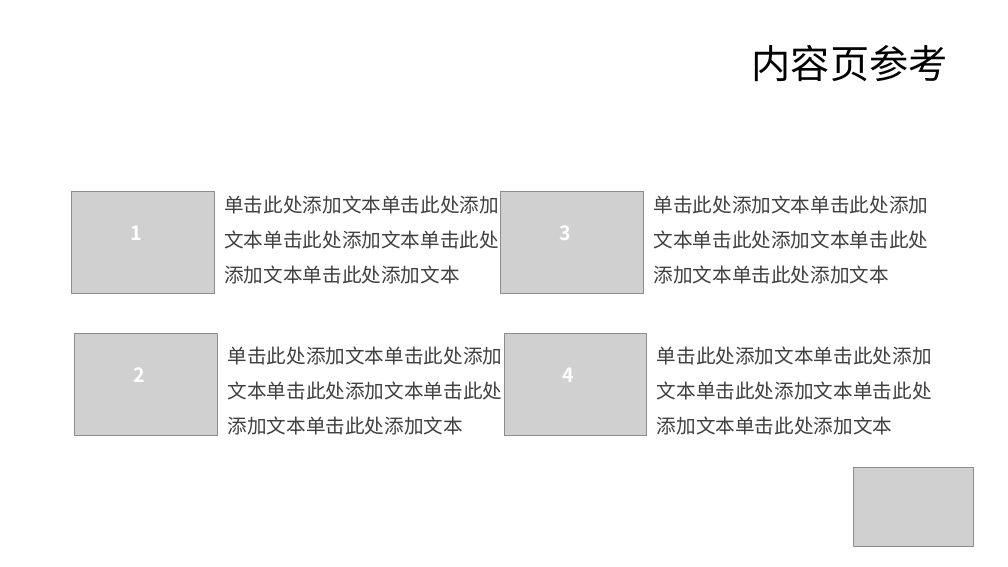
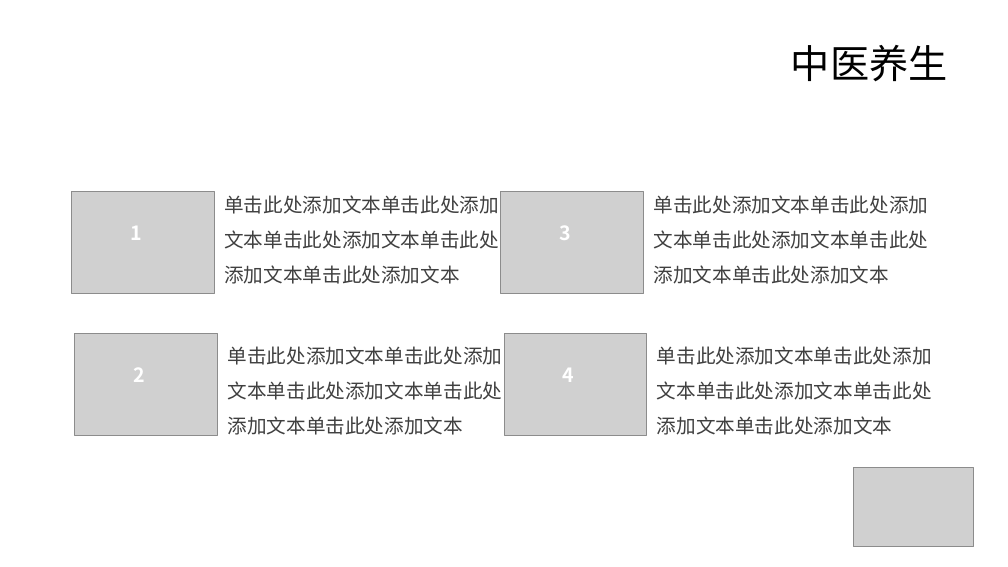
Before and after one commit to sdaulldd/PersonalWork, a slide deck: slide 5 of Document/中国风ppt模板-中医营养.pptx (slide 4 before the commit). Drawn at 1008x567 pixels with LibreOffice and Linux fonts; fonts in the diff are those of the drawing; grey boxes stand for pictures; background and template pictures are left out. Boxes give left, top, right and bottom in pixels: in the first picture for what was removed or moved away, otherwise in the second. Text is boxed around its words. In the diff, an @@ line names an element or a change of style, - is before the commit and + after.

```diff
--- a/Document/中国风ppt模板-中医营养.pptx
+++ b/Document/中国风ppt模板-中医营养.pptx
@@ title at box(791, 45, 948, 82): text changed @@
-内容页参考
+中医养生
```
Also in this commit, not shown: 4 other slides changed, 2 slides added.
